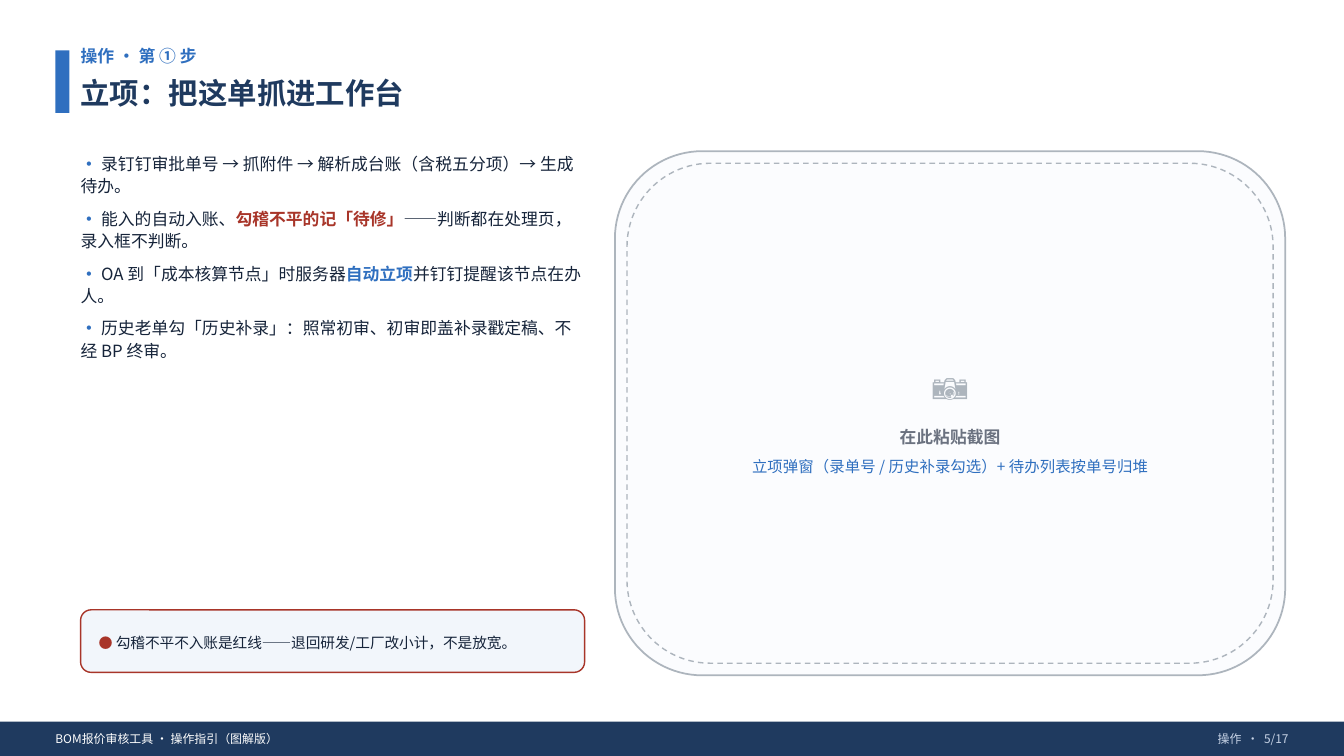
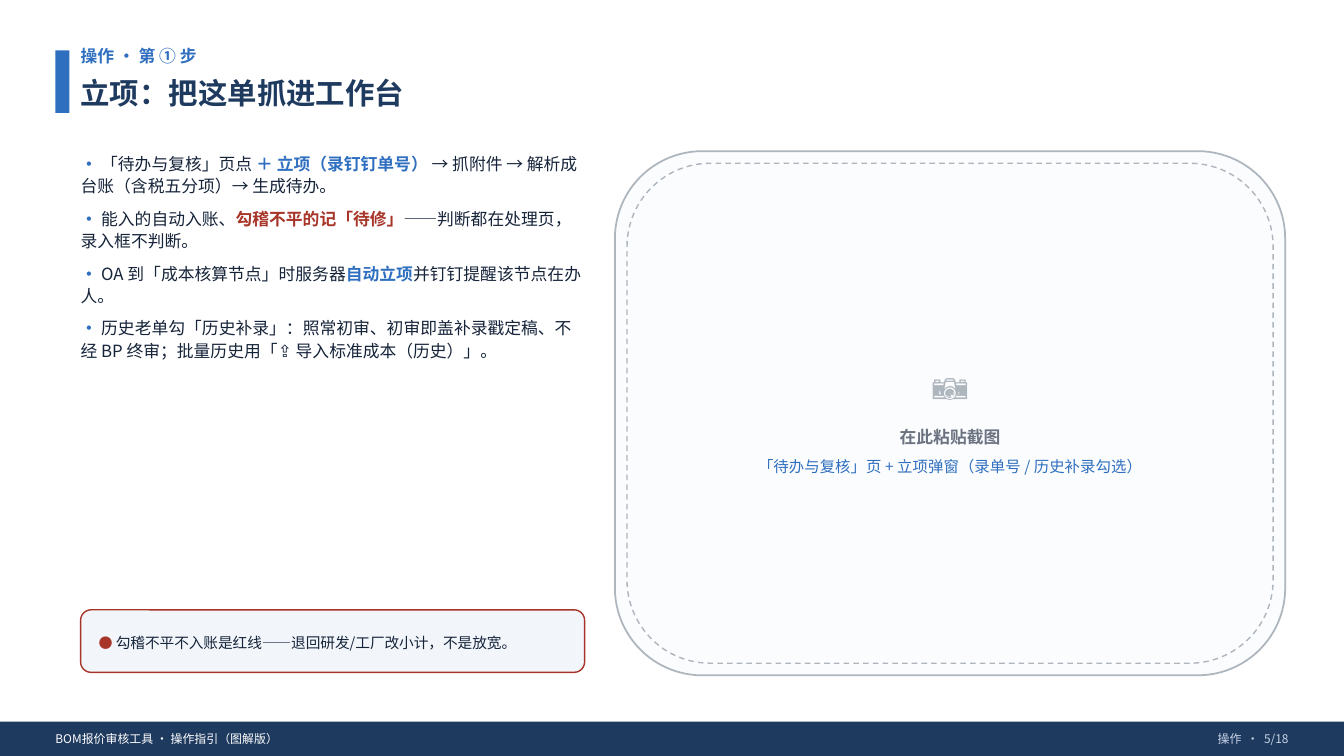
Before and after one commit to ReginaldZeng/accounting-workbench, a slide deck: slide 5 of 01_Current_Deliverables/docs/20260903_BOM报价审核/BOM报价审核工具_操作指引_图解版_20260909.pptx. Drawn at 1344x756 pixels with LibreOffice and Linux fonts; fonts in the diff are those of the drawing. Boxes give left, top, right and bottom in pixels: in the first picture for what was removed or moved away, otherwise in the second. Text is boxed around its words. In the diff, an @@ line names an element or a change of style, - is before the commit and + after.

```diff
--- a/01_Current_Deliverables/docs/20260903_BOM报价审核/BOM报价审核工具_操作指引_图解版_20260909.pptx
+++ b/01_Current_Deliverables/docs/20260903_BOM报价审核/BOM报价审核工具_操作指引_图解版_20260909.pptx
@@ text at [81,155,577,194]: text changed @@
-• 录钉钉审批单号 → 抓附件 → 解析成台账（含税五分项）→ 生成待办。
+• 「待办与复核」页点 ＋ 立项（录钉钉单号） → 抓附件 → 解析成台账（含税五分项）→ 生成待办。
@@ text at [81,319,571,360]: text changed @@
-• 历史老单勾「历史补录」：照常初审、初审即盖补录戳定稿、不经 BP 终审。
+• 历史老单勾「历史补录」：照常初审、初审即盖补录戳定稿、不经 BP 终审；批量历史用「⇪ 导入标准成本（历史）」。
@@ text at [758,459,1142,474]: text changed @@
-立项弹窗（录单号 / 历史补录勾选）+ 待办列表按单号归堆
+「待办与复核」页 + 立项弹窗（录单号 / 历史补录勾选）
@@ text at [1218,733,1288,745]: text changed @@
-操作 · 5/17
+操作 · 5/18
```
Also in this commit, not shown: 16 other slides changed, 1 slide added, 2 other files.
